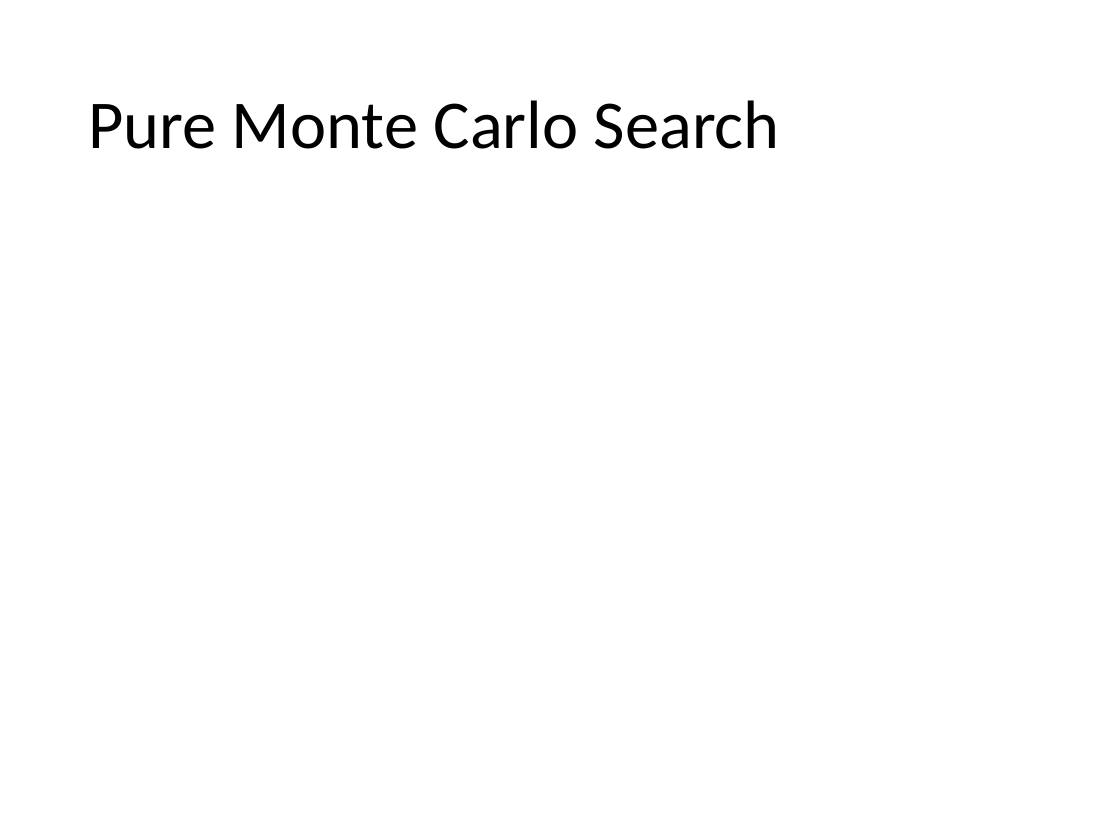
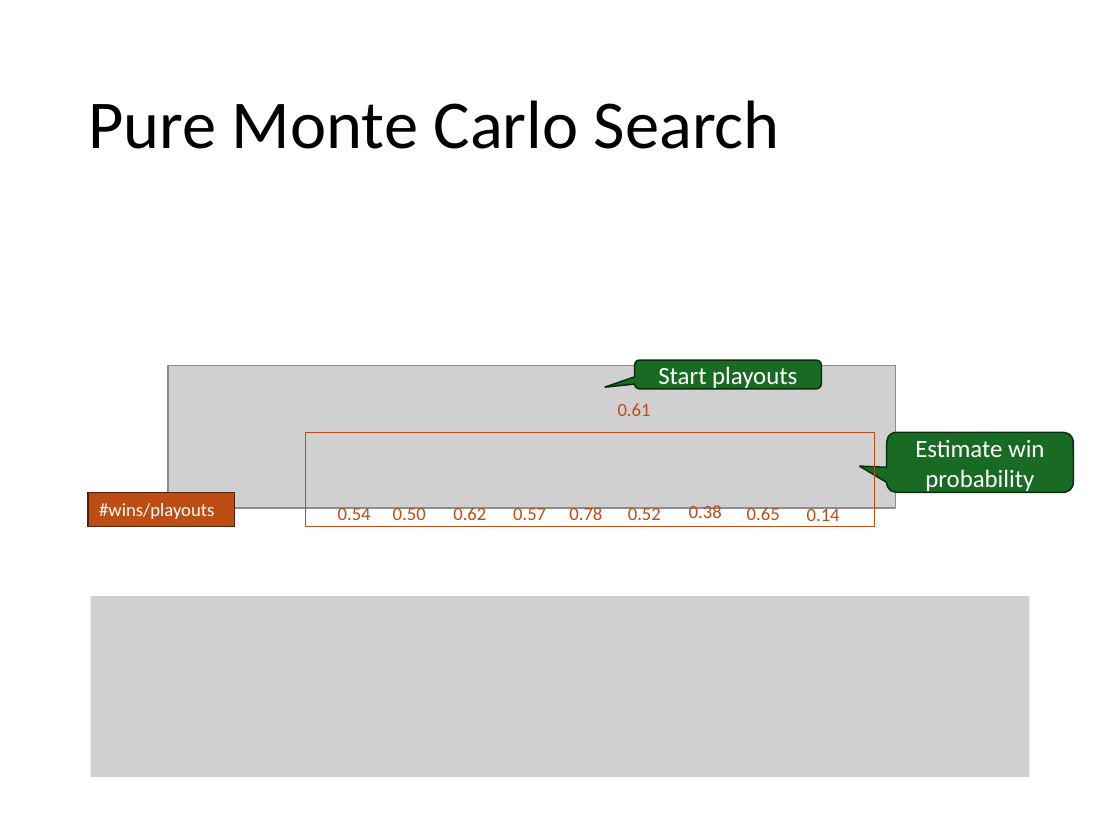
Before and after one commit to mhahsler/CS7320-AI, a slide deck: slide 38 of slides/05_games.pptx. Drawn at 1120x840 pixels with LibreOffice and Linux fonts; fonts in the diff are those of the drawing; grey boxes stand for pictures. Boxes give left, top, right and bottom in pixels: in the first picture for what was removed or moved away, otherwise in the second. Text is boxed around its words. In the diff, an @@ line names an element or a change of style, - is before the commit and + after.

```diff
--- a/slides/05_games.pptx
+++ b/slides/05_games.pptx
@@ group added at <box>88,403,840,527</box>: 10 texts, 1 rectangle @@
+#wins/playouts
+0.54
+0.50
+0.62
+0.57
+0.78
+0.52
+0.38
+0.65
+0.14
+0.61
@@ group added at <box>168,361,1074,526</box>: 2 rounded speech boxes, 1 picture, 1 rectangle @@
+Start playouts
+Estimate win probability
@@ picture added at <box>91,596,1029,777</box> @@
```
Also in this commit, not shown: 3 other slides changed, 1 other file.
